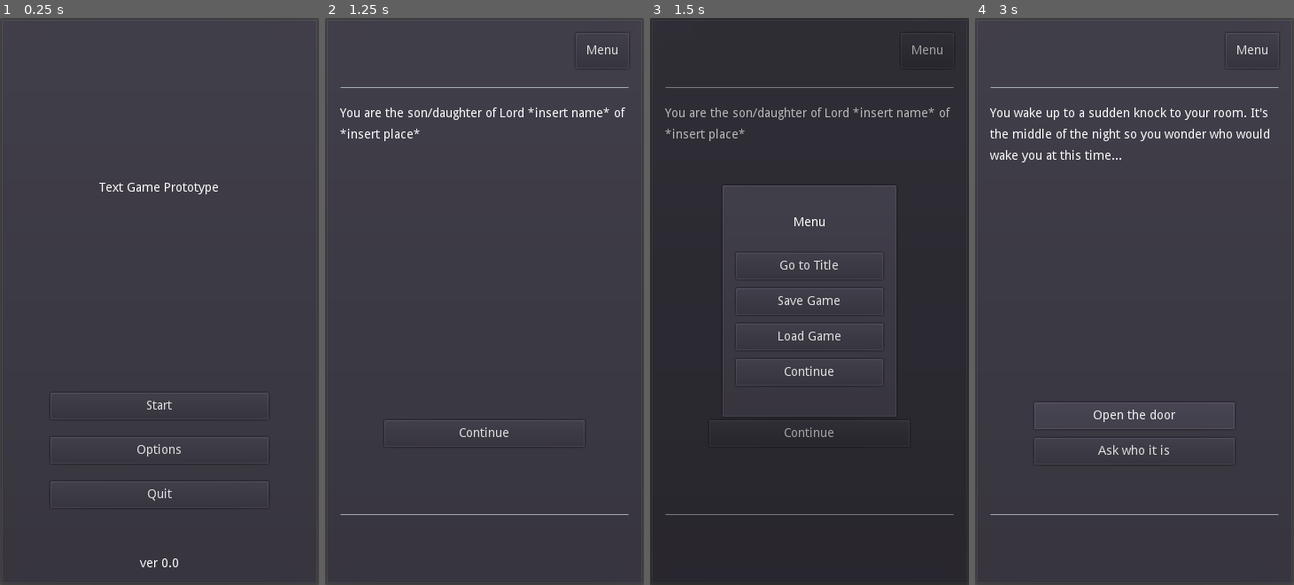
Above: before the commit, frames 1-4 (left to right).
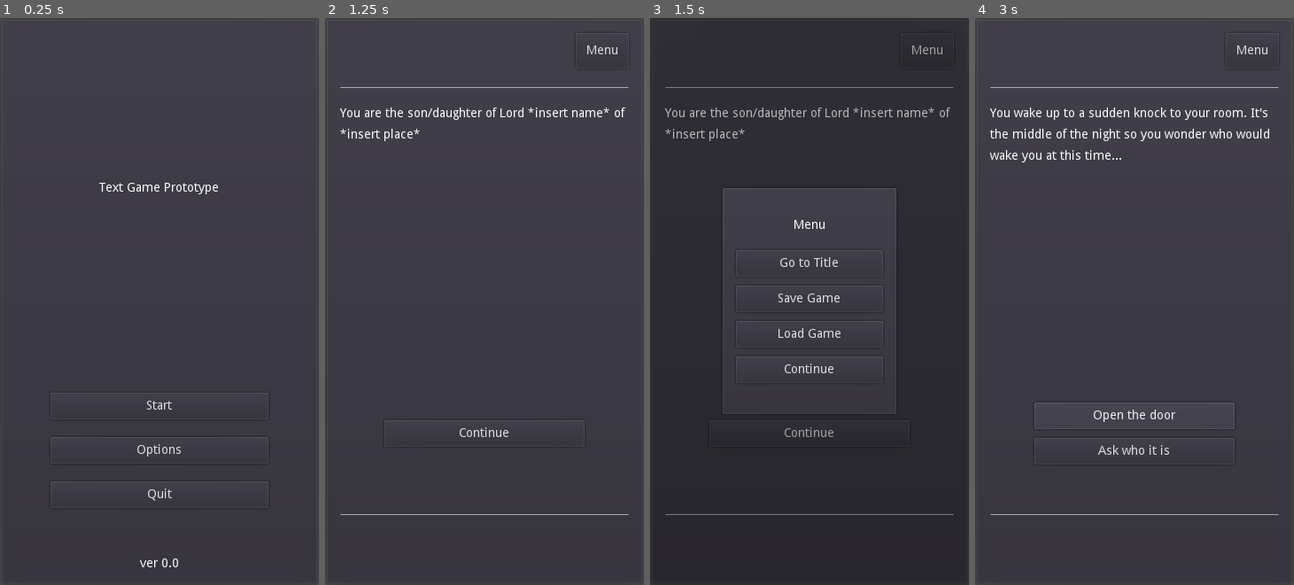
Above: after the commit, the same moments.

Repository: philipuriarte/A-Churchyard-of-Orphans
Game: Godot game, scene res://scenes/main.tscn
Two runs of this game, one before a commit and one after it. Both use one fixed random seed, a clock stepped at 60 frames per second and the inputs below.
Inputs:
- Up to frame 1 (0.25 s): no input
- Up to frame 2 (1.25 s): click "Start" at 0.5 s
- Up to frame 3 (1.5 s): click "Menu" at 1.25 s
- Up to frame 4 (3 s): click "Continue" at 2 s; click "Continue" at 2.75 s

Frames 1-2 are identical in both runs. In frame 3, 1.4% of the frame differs, in the area x 22-78%, y 29-71%; in frame 4, nothing differs.

Commit message:
Update MenuLabel properties (text, min size y)

Diff:
--- a/scenes/popup_menu.tscn
+++ b/scenes/popup_menu.tscn
@@ -34,7 +34,7 @@
 margin_left = 7.0
 margin_top = 7.0
 margin_right = 193.0
-margin_bottom = 258.0
+margin_bottom = 252.0
 custom_constants/margin_right = 10
 custom_constants/margin_top = 30
 custom_constants/margin_left = 10
@@ -44,45 +44,44 @@
 margin_left = 10.0
 margin_top = 30.0
 margin_right = 176.0
-margin_bottom = 221.0
+margin_bottom = 215.0
 custom_constants/separation = 10
 
 [node name="MenuLabel" type="Label" parent="MenuScreenContainer/MenuScreen/MenuMargin/MenuContainer"]
 margin_right = 166.0
-margin_bottom = 31.0
-size_flags_vertical = 1
-text = "Menu
-"
+margin_bottom = 25.0
+rect_min_size = Vector2( 0, 25 )
+text = "Menu"
 align = 1
 
 [node name="TitleButton" type="Button" parent="MenuScreenContainer/MenuScreen/MenuMargin/MenuContainer"]
-margin_top = 41.0
+margin_top = 35.0
 margin_right = 166.0
-margin_bottom = 71.0
+margin_bottom = 65.0
 rect_min_size = Vector2( 0, 30 )
 focus_mode = 0
 text = "Go to Title"
 
 [node name="SaveButton" type="Button" parent="MenuScreenContainer/MenuScreen/MenuMargin/MenuContainer"]
-margin_top = 81.0
+margin_top = 75.0
 margin_right = 166.0
-margin_bottom = 111.0
+margin_bottom = 105.0
 rect_min_size = Vector2( 0, 30 )
 focus_mode = 0
 text = "Save Game"
 
 [node name="LoadButton" type="Button" parent="MenuScreenContainer/MenuScreen/MenuMargin/MenuContainer"]
-margin_top = 121.0
+margin_top = 115.0
 margin_right = 166.0
-margin_bottom = 151.0
+margin_bottom = 145.0
 rect_min_size = Vector2( 0, 30 )
 focus_mode = 0
 text = "Load Game"
 
 [node name="ContinueButton" type="Button" parent="MenuScreenContainer/MenuScreen/MenuMargin/MenuContainer"]
-margin_top = 161.0
+margin_top = 155.0
 margin_right = 166.0
-margin_bottom = 191.0
+margin_bottom = 185.0
 rect_min_size = Vector2( 0, 30 )
 focus_mode = 0
 text = "Continue"
